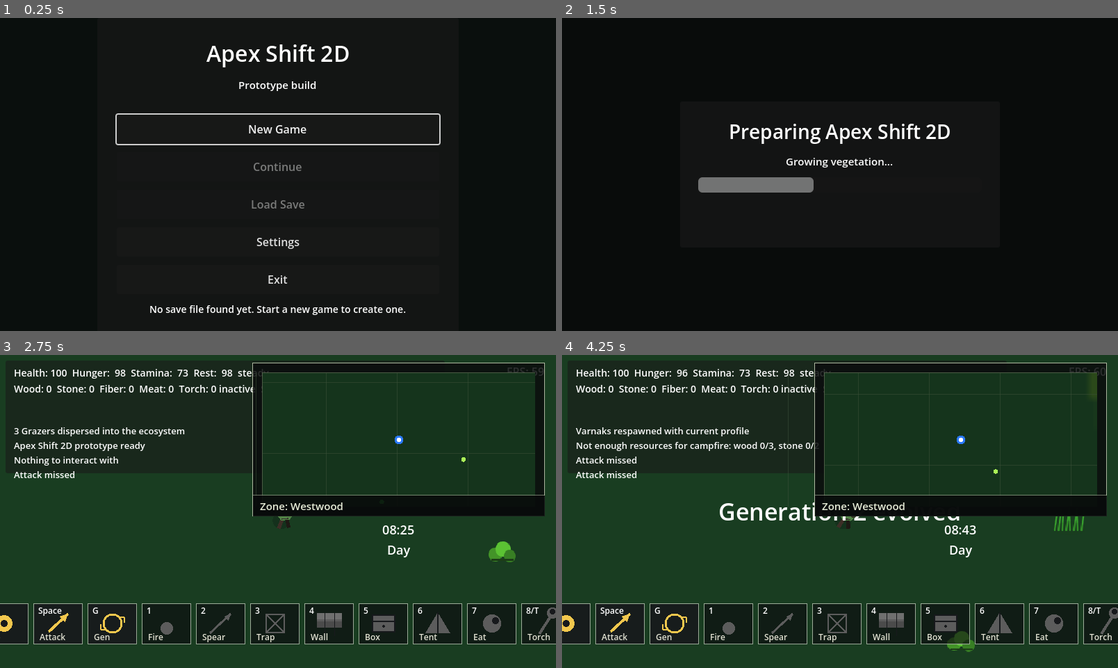
Above: before the commit, frames 1-4 (two rows, left to right).
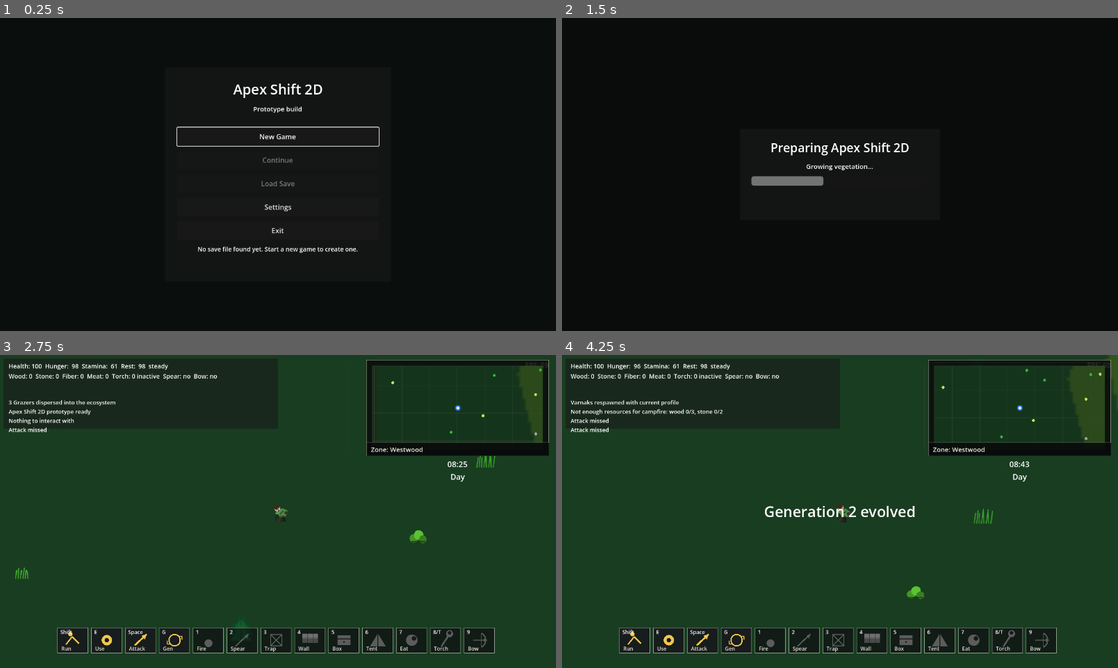
Above: after the commit, the same moments.

Repository: krisstoof/apex-shift-2d
Game: Godot game, scene res://scenes/ui/start_menu.tscn
The game is run twice, just before and just after one commit, with the same random seed, the same clock (stepped at 60 frames per second) and the same inputs.
Inputs (mouse positions are in pixels of both pictures, inside the frame that each line leads up to):
- Up to frame 1 (0.25 s): no input
- Up to frame 2 (1.5 s): click "New Game" at 0.5 s; tap Enter at 1.25 s; move the mouse to (962, 158) at 1.27 s; hold D (move_right) from 1.28 s (still down); hold Shift from 1.28 s (still down); click (962, 158) at 1.42 s
- Up to frame 3 (2.75 s): tap Space at 1.52, 2.27 s; move the mouse to (166, 527) at 2.02 s; release D (move_right) at 2.03 s; release Shift at 2.03 s; hold S (move_down) from 2.03 s (still down); tap E at 2.1 s
- Up to frame 4 (4.25 s): move the mouse to (895, 442) at 2.77 s; release S (move_down) at 2.78 s; hold D (move_right) 2.78-3.53 s; tap G at 2.85 s; move the mouse to (812, 574) at 3.52 s; hold W (move_up) from 3.53 s (still down); tap 1 at 3.6 s; click (812, 574) at 3.67 s; tap Space at 3.77 s

The runs differ from the first frame. In frame 1, 3.3% of the frame differs, in the area x 20-80%, y 8-95%; in frame 2, 2.3%; in frame 3, 23%; in frame 4, 24%, in the area x 0-100%, y 0-96%.

Commit message:
ui/#163 change project godot config

Diff:
--- a/project.godot
+++ b/project.godot
@@ -27,7 +27,7 @@
 window/size/viewport_height=720
 window/size/window_width_override=1280
 window/size/window_height_override=720
-window/stretch/mode="canvas_items"
+window/stretch/mode="disabled"
 
 [input]
 
